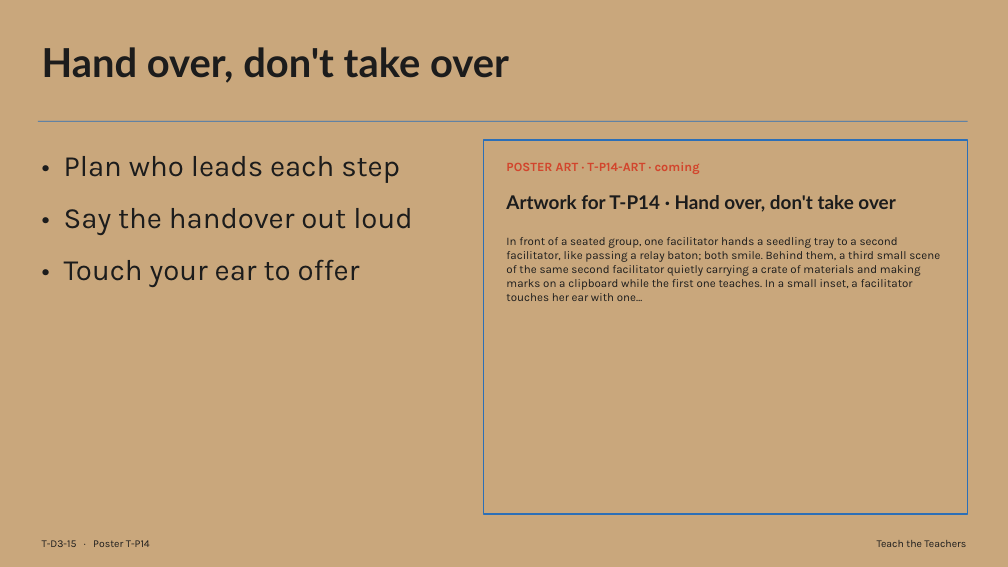
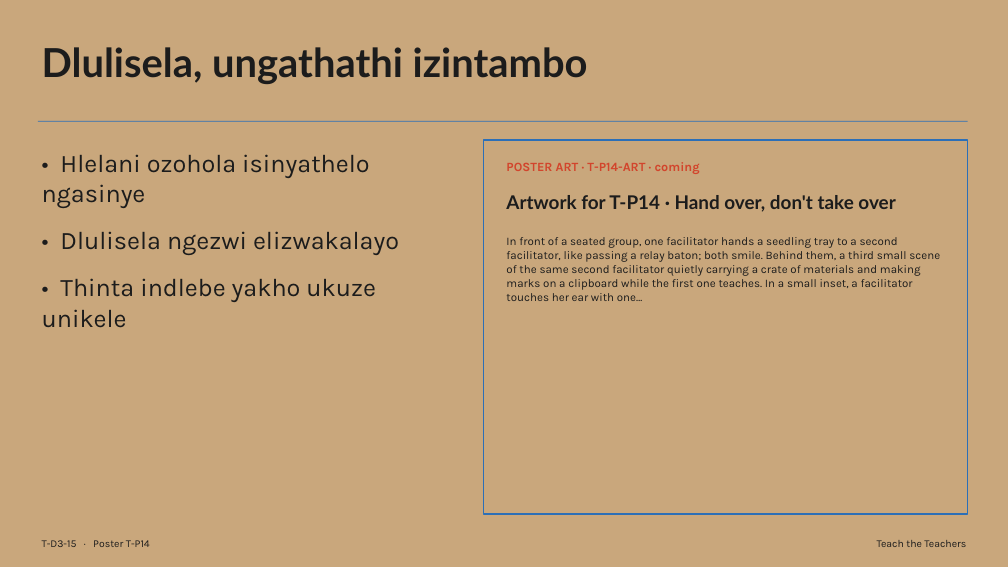
Before and after one commit to rorymclark-prog/ImbewuField, a slide deck: slide 15 of courses/build/teach-the-teachers/T-D3.zu.pptx. Drawn at 1008x567 pixels with LibreOffice and Linux fonts; fonts in the diff are those of the drawing. Boxes give left, top, right and bottom in pixels: in the first picture for what was removed or moved away, otherwise in the second. Text is boxed around its words. In the diff, an @@ line names an element or a change of style, - is before the commit and + after.

```diff
--- a/courses/build/teach-the-teachers/T-D3.zu.pptx
+++ b/courses/build/teach-the-teachers/T-D3.zu.pptx
@@ text at (42,47,588,84): text changed @@
-Hand over, don't take over
+Dlulisela, ungathathi izintambo
@@ text at (42,154,399,328): text changed; size 28 to 24 pt @@
-• Plan who leads each step
-• Say the handover out loud
-• Touch your ear to offer
+• Hlelani ozohola isinyathelo ngasinye
+• Dlulisela ngezwi elizwakalayo
+• Thinta indlebe yakho ukuze unikele
```
Also in this commit, not shown: 17 other slides changed, 38 other files.
